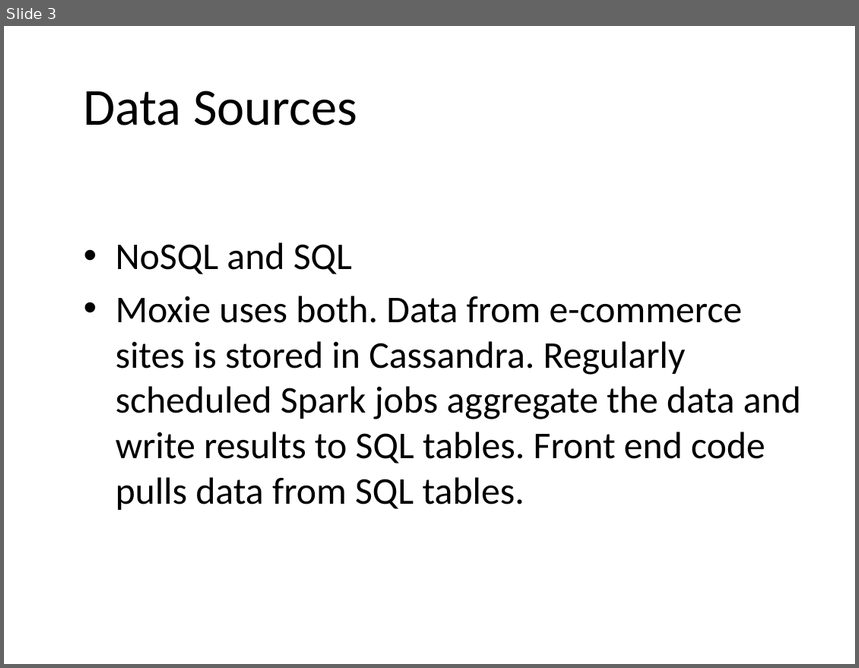
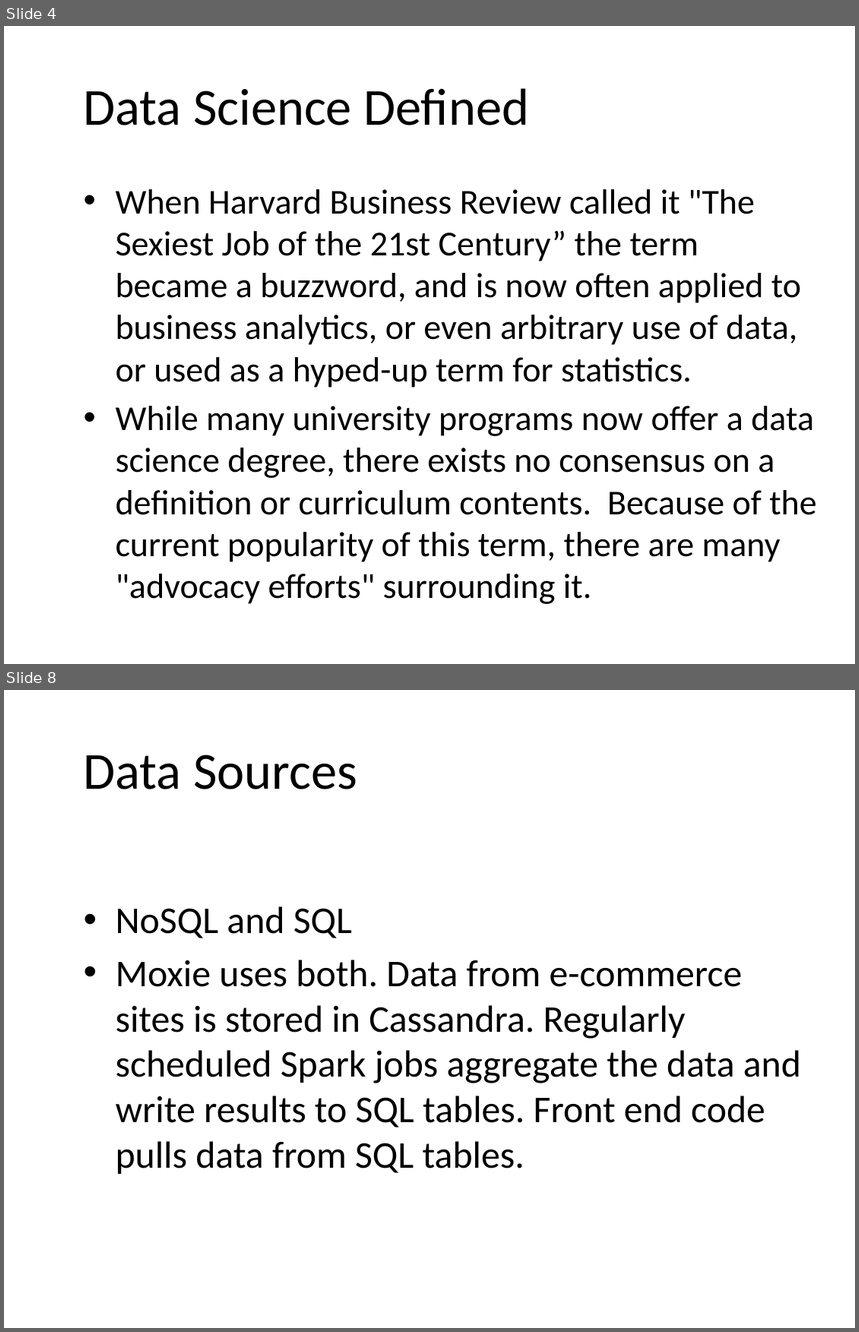
Before and after one commit to JeffRisberg/PythonNotebooksForAI, a slide deck: Documents/50-DataScience.pptx. Shown one above the other, each under a label of ours: slide 3 before the commit, slides 4 and 8 after it; the slides between them are not shown. The pictures are 859x668 and 859x1332 pixels, drawn with LibreOffice and Linux fonts; fonts in the diff are those of the drawing; background and template pictures are left out. Boxes give left, top, right and bottom in pixels: in the first picture for what was removed or moved away, otherwise in the second. Text is boxed around its words. In the diff, an @@ line names an element or a change of style, - is before the commit and + after.

Commit message:
updated data science

```diff
--- a/Documents/50-DataScience.pptx
+++ b/Documents/50-DataScience.pptx
@@ slide 4 added at <box>4,26,855,664</box>, background picture (left out) @@
@@ title added at <box>84,88,529,126</box>, 44 pt, text #000000 @@
+Data Science Defined
@@ text added at <box>116,189,816,563</box>, 29.6 pt, text #000000 @@
+• When Harvard Business Review called it "The Sexiest Job of the 21st Century” the term became a buzzword, and is now often applied to business analytics, or even arbitrary use of data, or used as a hyped-up term for statistics.
+• While many university programs now offer a data science degree, there exists no consensus on a definition or curriculum contents. Because of the current popularity of this term, there are many "advocacy efforts" surrounding it.
@@ what was slide 3 is now slide 8 @@
```
Also in this commit, not shown: 2 slides changed, 4 other slides added.
